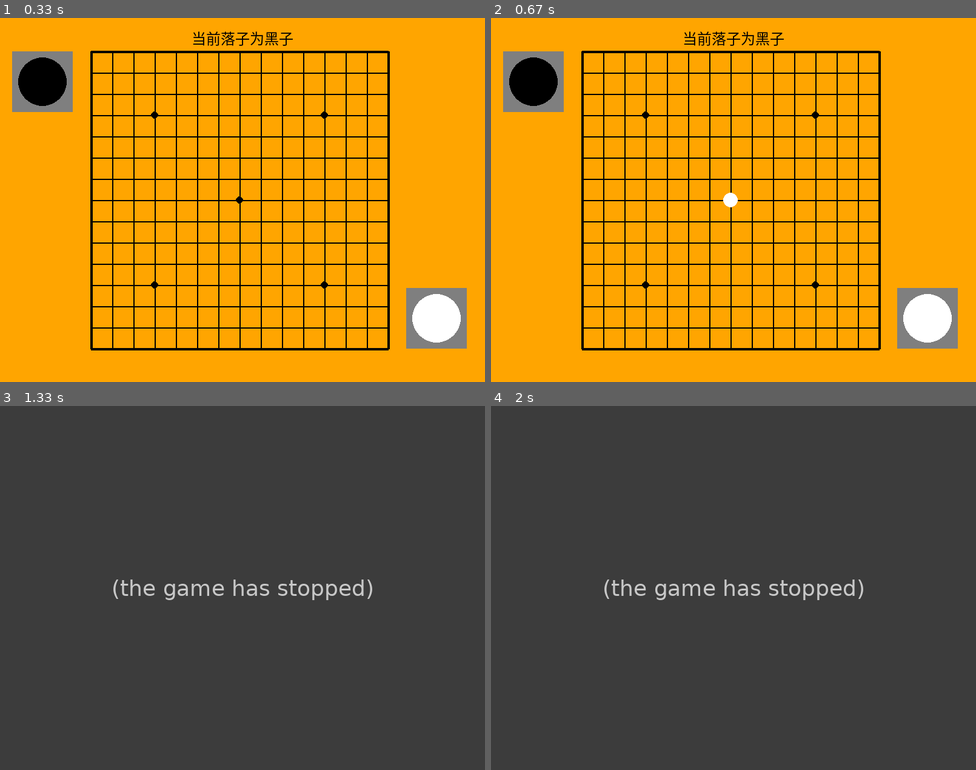
Above: before the commit, frames 1-4 (two rows, left to right).
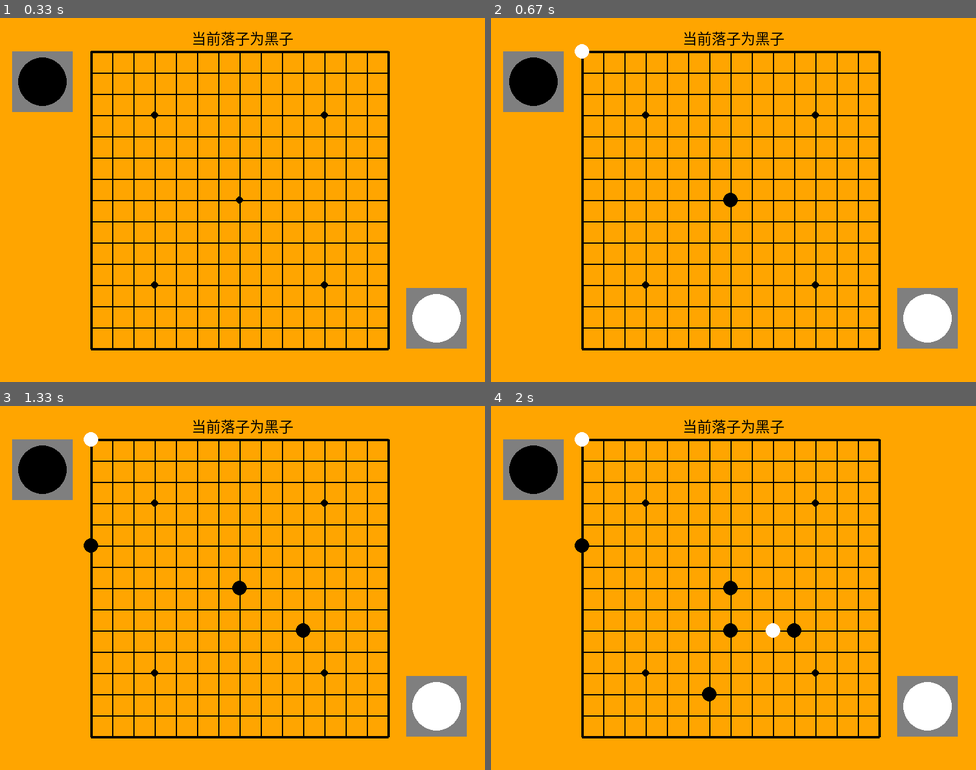
Above: after the commit, the same moments.

Repository: seancheng33/PygameProject
Game: pygame game, started from gobang/gobang.py
The game is run twice, just before and just after one commit, with the same random seed, the same clock (stepped at 60 frames per second) and the same inputs.
Inputs (mouse positions are in pixels of both pictures, inside the frame that each line leads up to):
- Up to frame 1 (0.33 s): no input
- Up to frame 2 (0.67 s): click (733, 200) at 0.38 s
- Up to frame 3 (1.33 s): click (92, 533) at 0.72 s; click (300, 620) at 1.05 s
- Up to frame 4 (2 s): click (709, 682) at 1.38 s; click (733, 631) at 1.72 s

Frame 1 is identical in both runs. In frame 2, 0.2% of the frame differs, in the area x 17-51%, y 7-52%; in frame 3, 100%, in the area x 0-100%, y 0-100%; in frame 4, 100%.
Error before the commit: KeyError: 2 (gobang.py line 115); the game stopped at 1.05 s (later frames are placeholders)

Commit message:
ai算法完善

Diff:
--- a/gobang/gobang.py
+++ b/gobang/gobang.py
@@ -110,30 +110,18 @@
 
     # 根据不同的数值，判断是要采取什么策略
     if att_max < def_max:
+        position = def_dict[def_max]
+    else:
         position = att_dict[att_max]
+    # print(position)
+    pos_x, pos_y = 0, 0
+    # 计算出对方最后一步落子的位置，然后选取与该落子距离最近的可以落子的位置落子
+    if len(position) > 1:
+        # 重新验证每一个点，确定哪些点存在赢得游戏的可能，重新将这些点存为一个数组，然后就随机选取就可以
+        for x, y in position:
+           pass
     else:
-        position = def_dict[att_max]
-    # print(position)
-
-    # 计算出对方最后一步落子的位置，然后选取与该落子距离最近的可以落子的位置落子
-    pos_x = 0
-    pos_y = 0
-    tmp = 1000
-    for x, y in position:
-        if x == 0:
-            tmpx = 7
-        if y == 0:
-            tmpy = 7
-        else:
-            tmpx = abs(row - x)
-            tmpy = abs(col - y)
-
-        if tmpx + tmpy < tmp:
-            tmp = tmpx + tmpy
-            pos_x = x
-            pos_y = y
-        print('原始', x, y)
-        print('计算后', tmpx, tmpy)
+        pos_x, pos_y = position[0]
     print(pos_x, pos_y)
 
     return pos_x, pos_y
@@ -308,7 +296,7 @@
                             win_str = '黑子 胜!'
                             iswin = True
                         isblack = False
-                        ai_scan(chess_array, row, col)
+                        # ai_scan(chess_array, row, col)
                     # else:
                     #     # 设定白子在数组中的数值为2
                     #     chess_array[row][col] = 2
@@ -324,7 +312,7 @@
             # 设定白子在数组中的数值为2
             chess_array[x][y] = 2
             if game_win(chess_array, x, y):
-                win_str = 'white win!'
+                win_str = '白子 胜!'
                 iswin = True
             isblack = True
 
